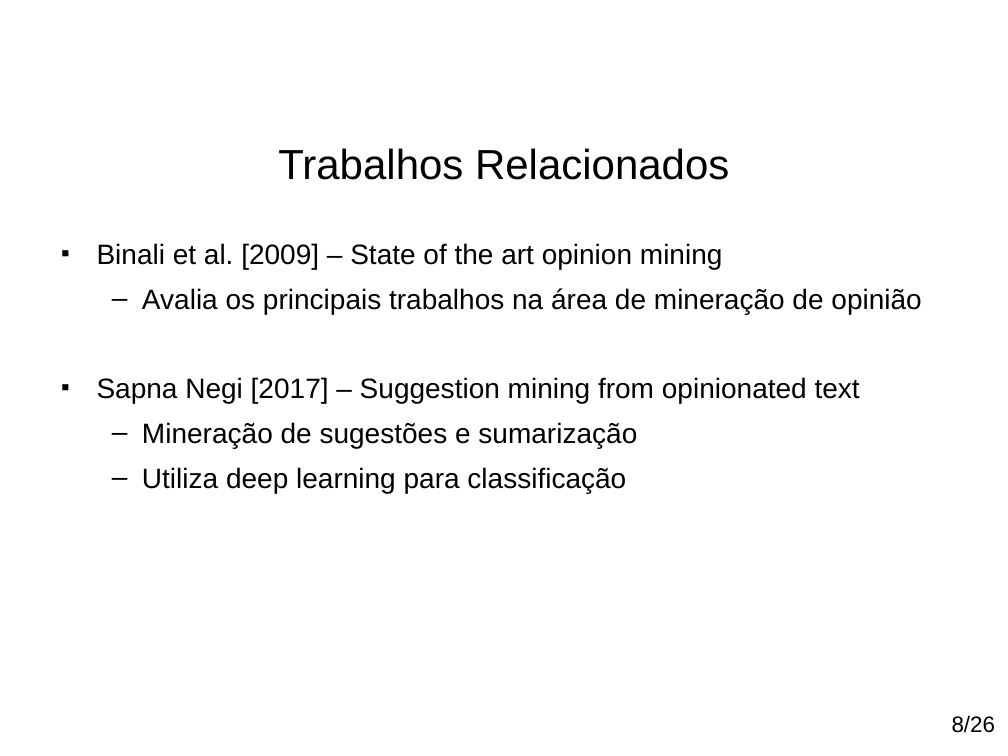
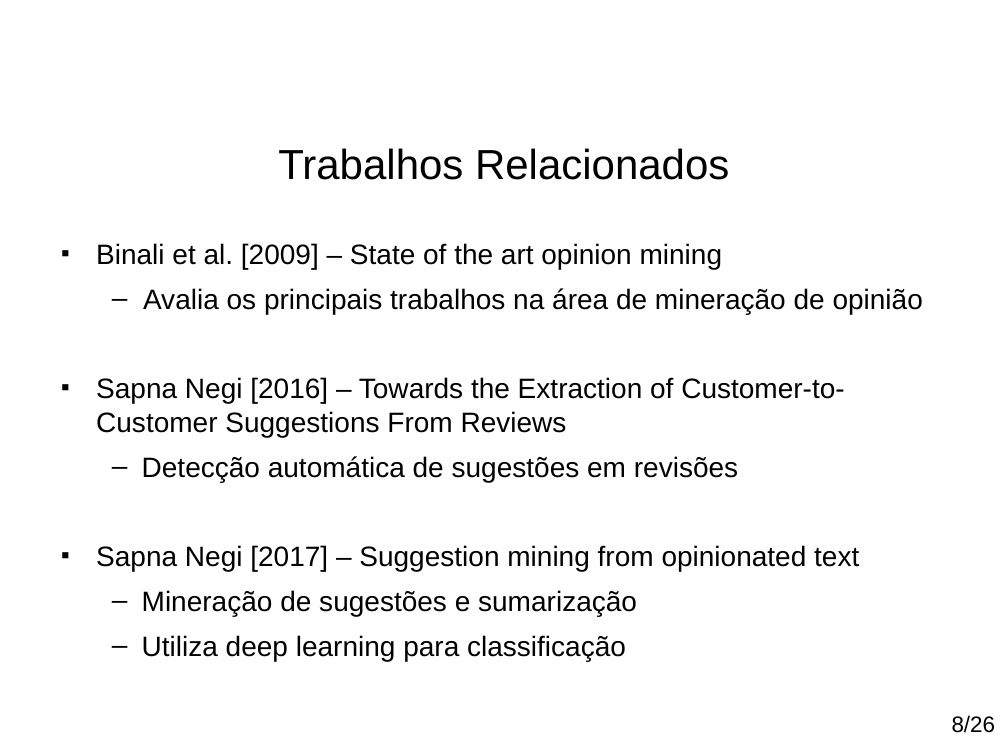
Before and after one commit to paulohq/apresentacao-NLP, a slide deck: slide 9 of apresentacao-mineracao-de-sugestoes.ppt. Drawn at 1008x756 pixels with LibreOffice and Linux fonts; fonts in the diff are those of the drawing; background and template pictures are left out. Boxes give left, top, right and bottom in pixels: in the first picture for what was removed or moved away, otherwise in the second. Text is boxed around its words. In the diff, an @@ line names an element or a change of style, - is before the commit and + after.

Commit message:
Alteração final para apresentar.

```diff
--- a/apresentacao-mineracao-de-sugestoes.ppt
+++ b/apresentacao-mineracao-de-sugestoes.ppt
@@ text at (96, 243, 923, 661): indent changed @@
@@ text at (96, 377, 845, 482): paragraphs added @@
+■ Sapna Negi [2016] – Towards the Extraction of Customer-to-Customer Suggestions From Reviews
+  – Detecção automática de sugestões em revisões
```
Also in this commit, not shown: 23 other slides changed, 2 other files.
